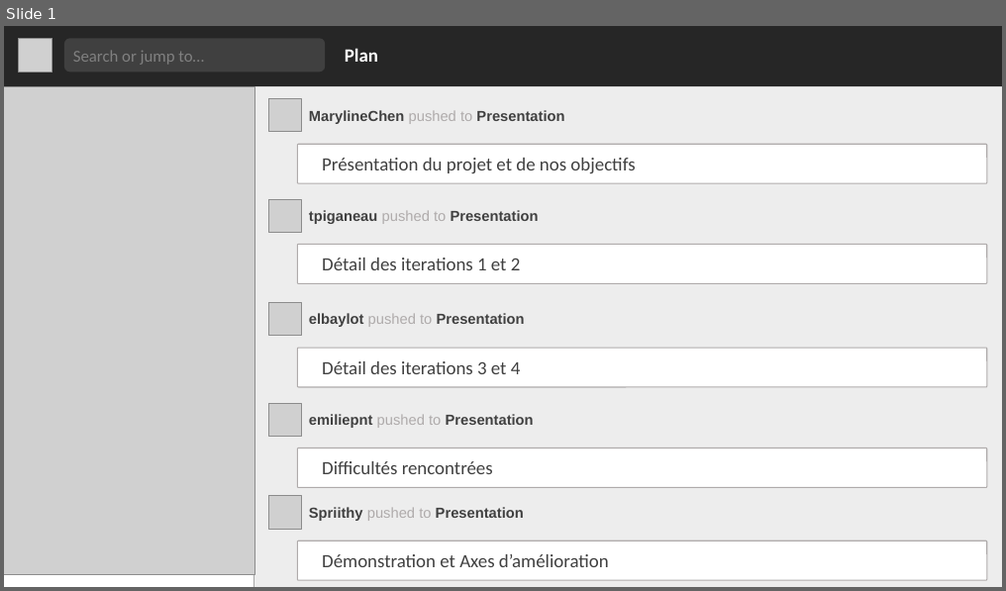
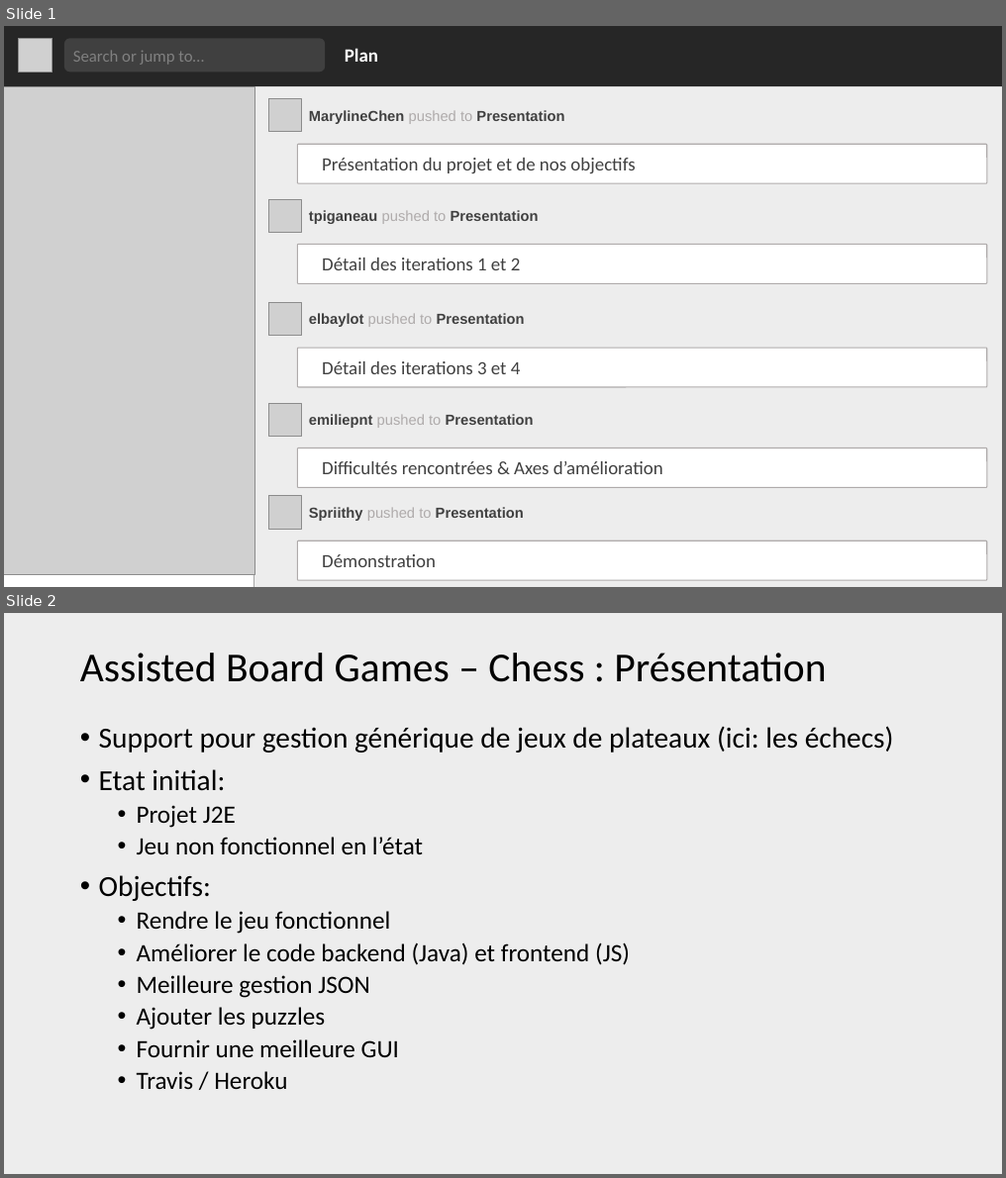
Before and after one commit to oliviercailloux/Assisted-Board-Games, a slide deck: Doc/Présentation 2019.pptx. Shown one above the other, each under a label of ours: slide 1 before the commit, slides 1 and 2 after it. The pictures are 1006x591 and 1006x1178 pixels, drawn with LibreOffice and Linux fonts; fonts in the diff are those of the drawing; grey boxes stand for pictures. Boxes give left, top, right and bottom in pixels: in the first picture for what was removed or moved away, otherwise in the second. Text is boxed around its words. In the diff, an @@ line names an element or a change of style, - is before the commit and + after.

```diff
--- a/Doc/Présentation 2019.pptx
+++ b/Doc/Présentation 2019.pptx
@@ slide 2 added at (x1=4, y1=613, x2=1002, y2=1174), background #EDEDED @@
@@ title added at (x1=80, y1=653, x2=826, y2=682), 39.6 pt, text #000000 @@
+Assisted Board Games – Chess : Présentation
@@ text added at (x1=99, y1=726, x2=894, y2=1089), 24 pt, text #000000 @@
+• Support pour gestion générique de jeux de plateaux (ici: les échecs)
+• Etat initial:
+  • Projet J2E
+  • Jeu non fonctionnel en l’état
+• Objectifs:
+  • Rendre le jeu fonctionnel
+  • Améliorer le code backend (Java) et frontend (JS)
+  • Meilleure gestion JSON
+  • Ajouter les puzzles
+  • Fournir une meilleure GUI
+  • Travis / Heroku
@@ slide 1 changed as well @@
@@ text in rounded rectangle at (x1=322, y1=462, x2=663, y2=474): text changed @@
-Difficultés rencontrées
+Difficultés rencontrées & Axes d’amélioration
@@ text in rounded rectangle at (x1=322, y1=555, x2=436, y2=568): text changed @@
-Démonstration et Axes d’amélioration
+Démonstration
```
Also in this commit, not shown: 4 other slides added.
